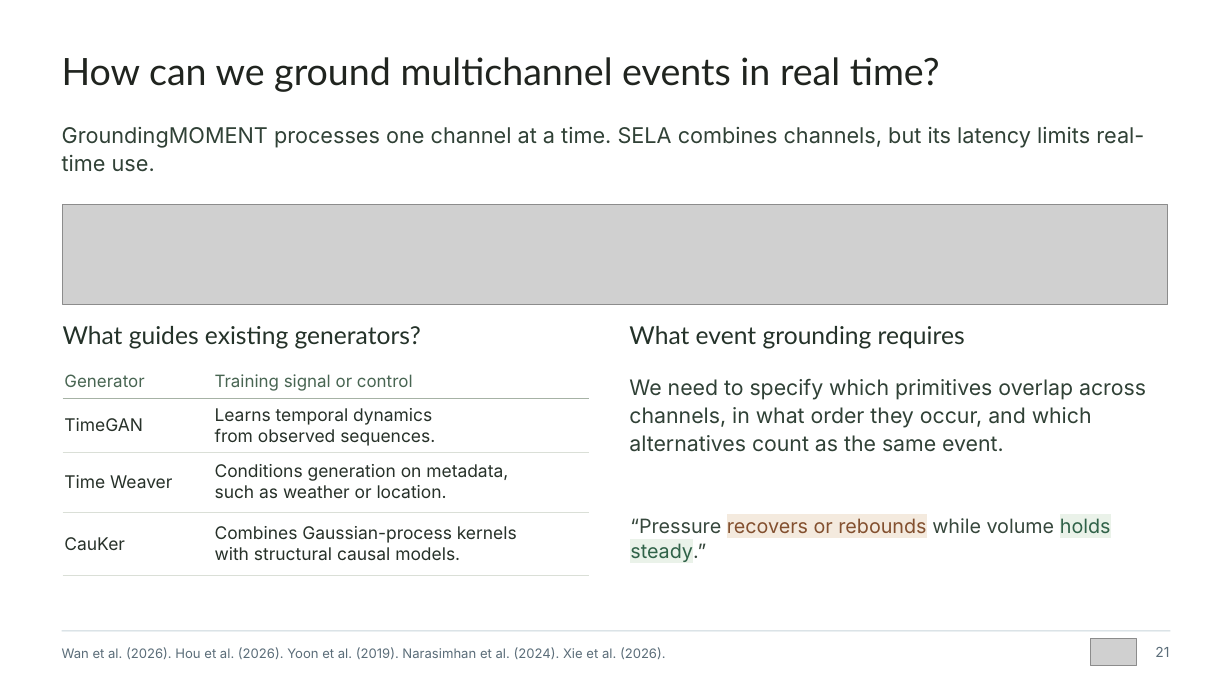
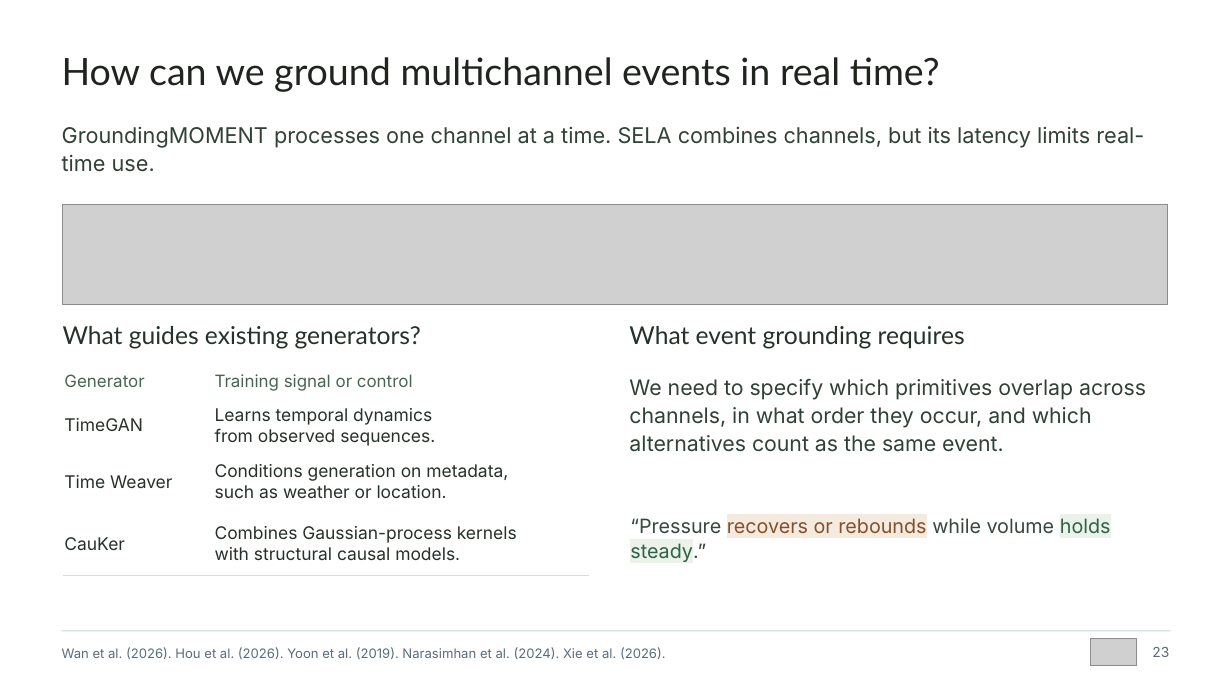
Before and after one commit to cw-wan/elegant-academic-slides-skill, a slide deck: slide 23 of examples/v0.2.0/slb-webinar-2026-11-25/SLB-Webinar-261125.pptx (slide 21 before the commit). Drawn at 1232x693 pixels with LibreOffice and Linux fonts; fonts in the diff are those of the drawing; grey boxes stand for pictures. Boxes give left, top, right and bottom in pixels: in the first picture for what was removed or moved away, otherwise in the second. Text is boxed around its words. In the diff, an @@ line names an element or a change of style, - is before the commit and + after.

```diff
--- a/examples/v0.2.0/slb-webinar-2026-11-25/SLB-Webinar-261125.pptx
+++ b/examples/v0.2.0/slb-webinar-2026-11-25/SLB-Webinar-261125.pptx
@@ table at [63,364,590,576] @@
@@ borders changed @@
@@ text at [1152,647,1169,657]: text changed @@
-21
+23
```
Also in this commit, not shown: 18 other slides changed, 2 slides added, 14 other files.
